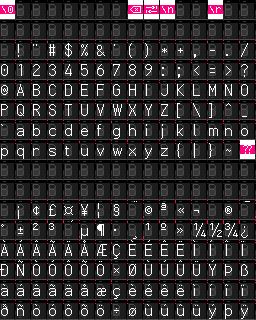
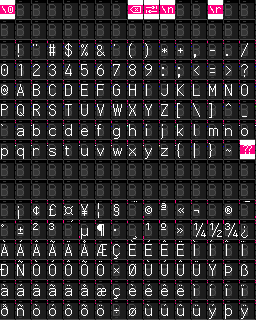
Comparing the layer stacks of the two 256 x 320 images. Changes:
painted on "Width binary codes" over <box>15,46,256,147</box>
renamed "Layer 1" to "Paint Layer 2(pasted)", painted on it over <box>15,0,256,320</box>
